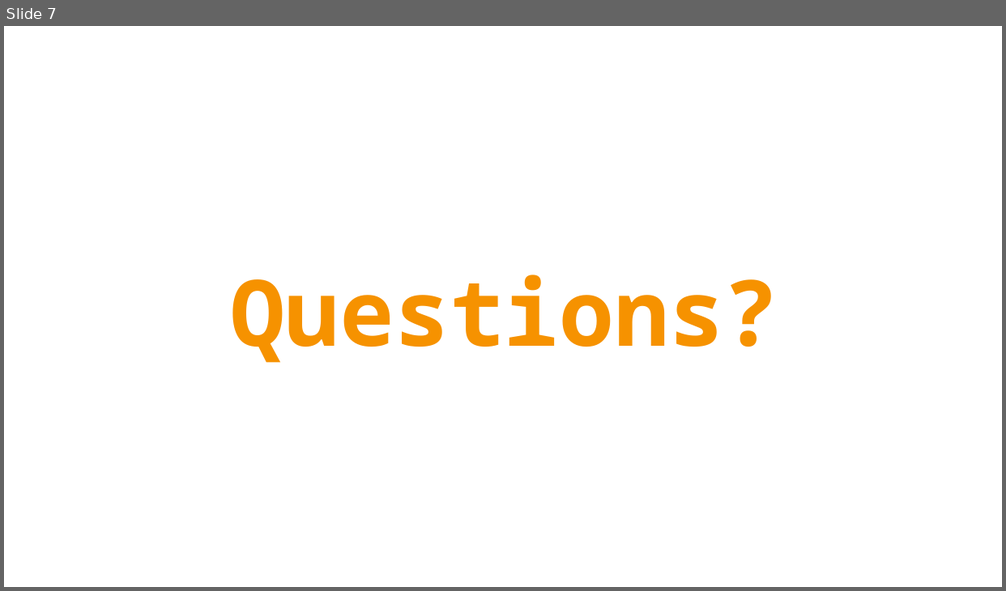
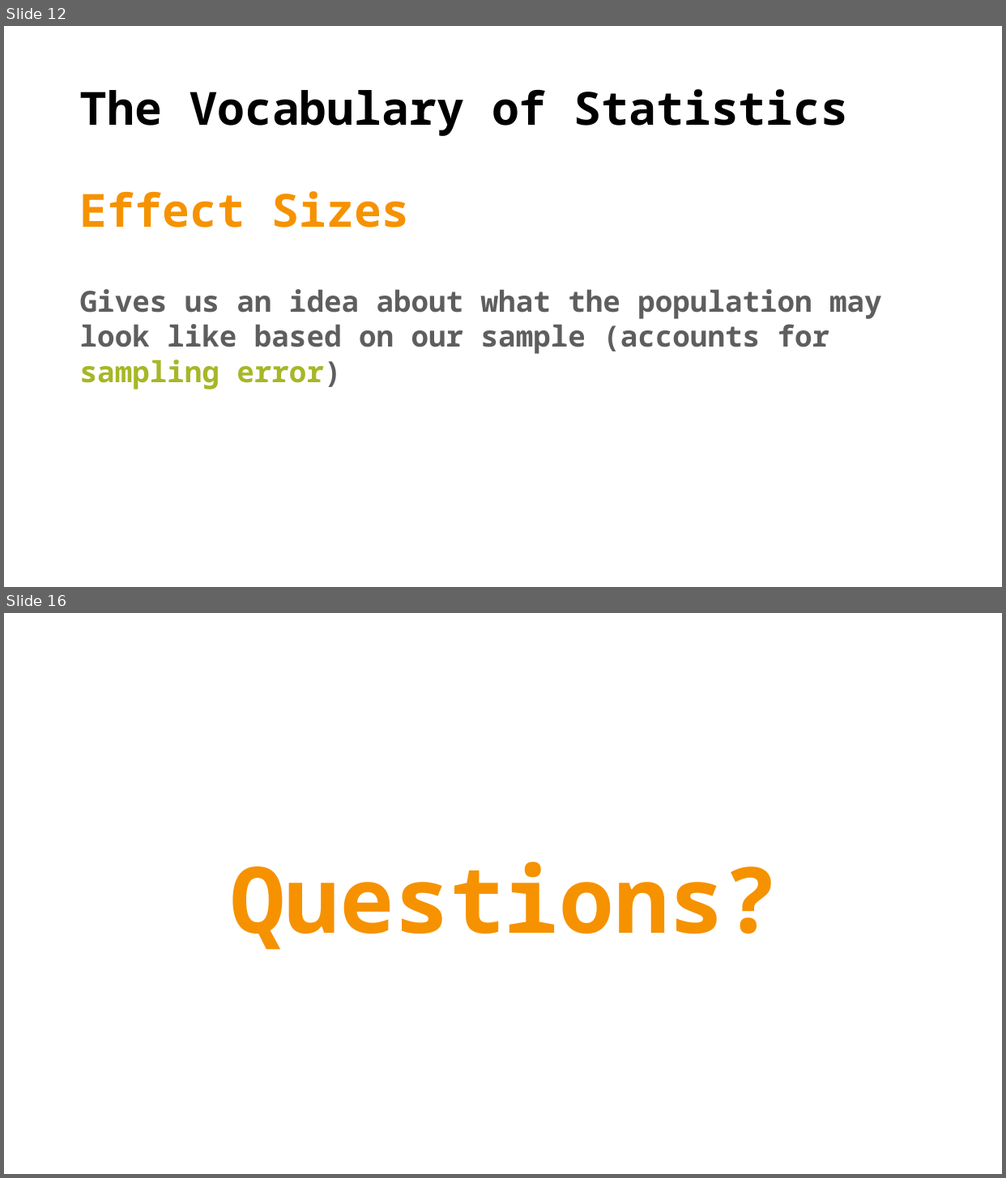
Before and after one commit to TysonStanley/EDU-6050, a slide deck: Slides/02_EDUC_6050_2018.pptx. Shown one above the other, each under a label of ours: slide 7 before the commit, slides 12 and 16 after it; the slides between them are not shown. The pictures are 1006x591 and 1006x1178 pixels, drawn with LibreOffice and Linux fonts; fonts in the diff are those of the drawing. Boxes give left, top, right and bottom in pixels: in the first picture for what was removed or moved away, otherwise in the second. Text is boxed around its words. In the diff, an @@ line names an element or a change of style, - is before the commit and + after.

```diff
--- a/Slides/02_EDUC_6050_2018.pptx
+++ b/Slides/02_EDUC_6050_2018.pptx
@@ slide 12 added at box(4, 26, 1002, 587), background #FFFFFF @@
@@ title added at box(80, 89, 849, 136), 44 pt, text #000000, bold @@
+The Vocabulary of Statistics
@@ text added at box(80, 191, 409, 228), 44 pt, text #F69200, bold @@
+Effect Sizes
@@ text added at box(80, 289, 882, 390), 28 pt, text #5E5E5E, bold @@
+Gives us an idea about what the population may look like based on our sample (accounts for sampling error)
@@ what was slide 7 is now slide 16 @@
```
Also in this commit, not shown: 5 slides changed, 9 other slides added, 1 slide removed, 1 other file.
